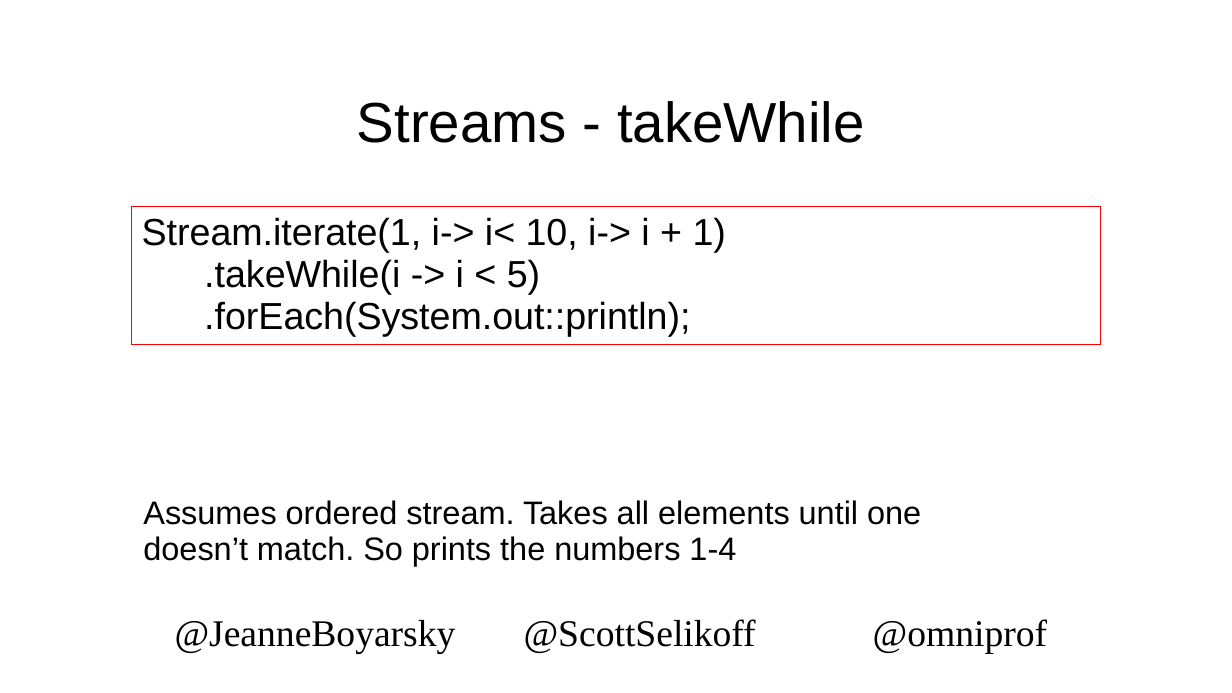
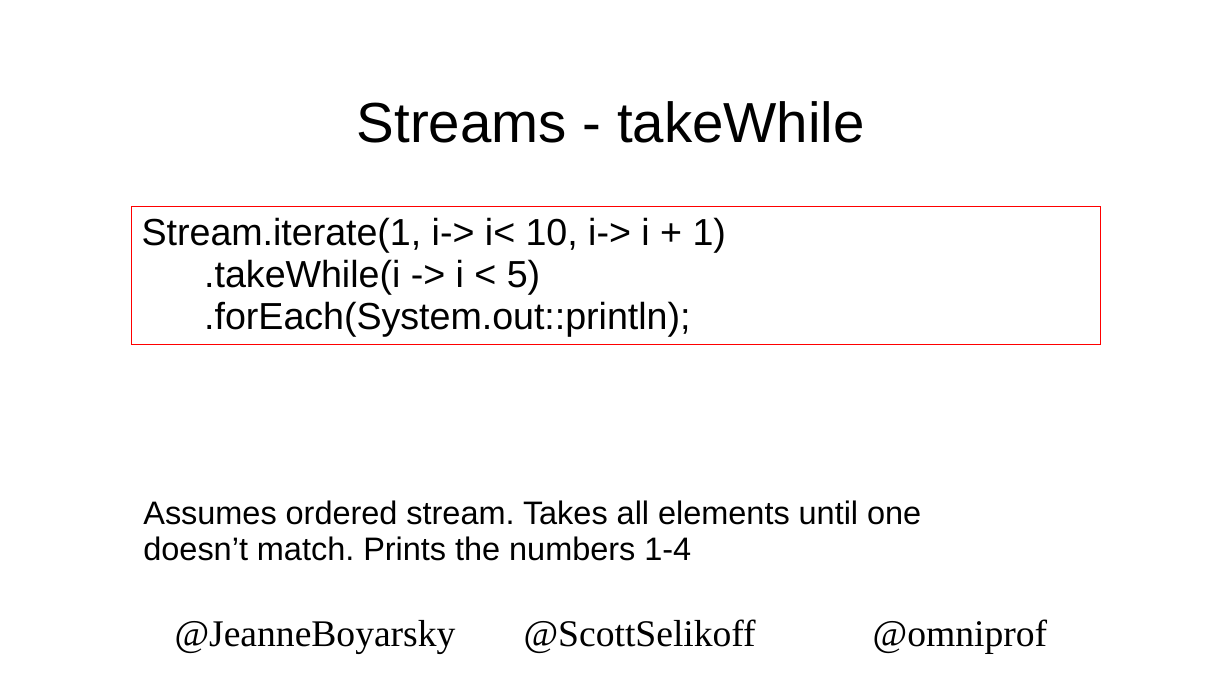
Before and after one commit to boyarsky/2019-oraclecodeone-cert-hol, a slide deck: slide 54 of 2019-OracleCodeOne-HOL.pptx. Drawn at 1232x693 pixels with LibreOffice and Linux fonts; fonts in the diff are those of the drawing; background and template pictures are left out. Boxes give left, top, right and bottom in pixels: in the first picture for what was removed or moved away, otherwise in the second. Text is boxed around its words. In the diff, an @@ line names an element or a change of style, - is before the commit and + after.

```diff
--- a/2019-OracleCodeOne-HOL.pptx
+++ b/2019-OracleCodeOne-HOL.pptx
@@ text at (143,500,921,561): text changed @@
-Assumes ordered stream. Takes all elements until one doesn’t match. So prints the numbers 1-4
+Assumes ordered stream. Takes all elements until one doesn’t match. Prints the numbers 1-4
```
Also in this commit, not shown: 5 other slides changed.
